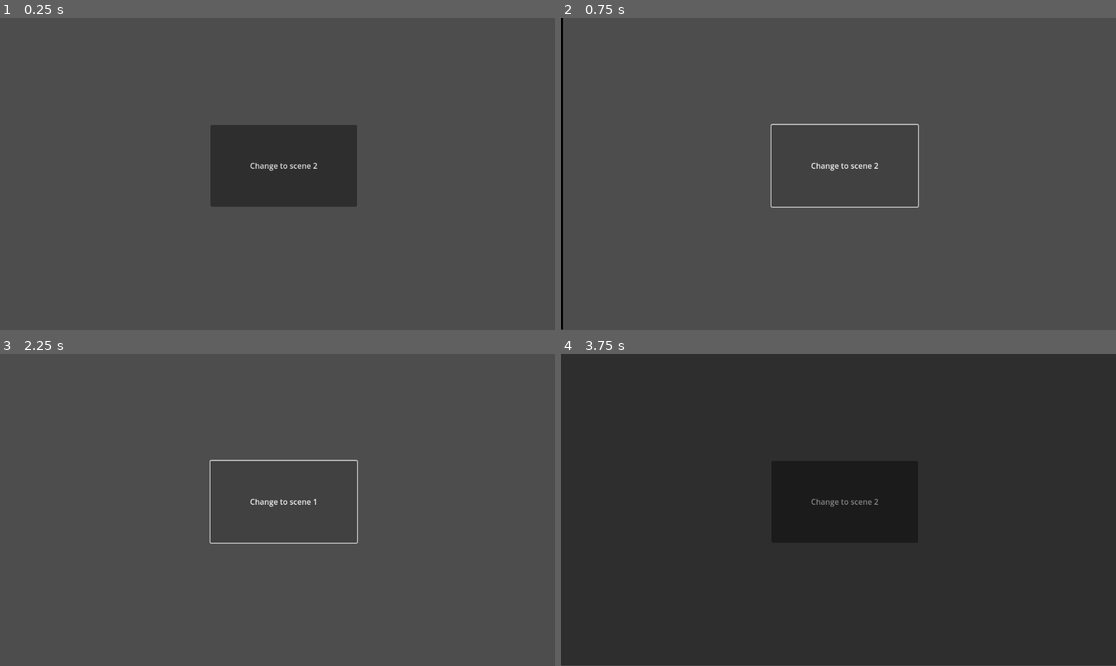
Above: before the commit, frames 1-4 (two rows, left to right).
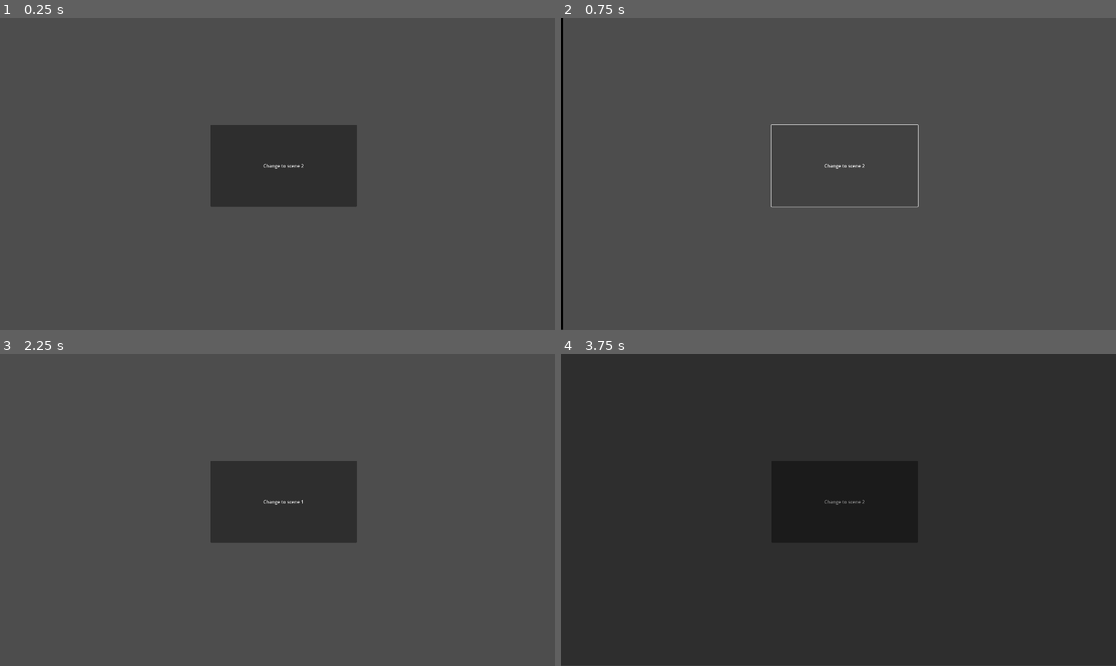
Above: after the commit, the same moments.

Repository: lucascarrug/Godot-Prototype-Project---Scene-Manager
Game: Godot game, scene res://Scenes/1.tscn
Two runs of this game, one before a commit and one after it. Both use one fixed random seed, a clock stepped at 60 frames per second and the inputs below.
Inputs:
- Up to frame 1 (0.25 s): no input
- Up to frame 2 (0.75 s): click "Change to scene 2" at 0.5 s
- Up to frame 3 (2.25 s): click "Change to scene 1" at 1.25 s; click "Change to scene 1" at 2 s
- Up to frame 4 (3.75 s): click "Change to scene 1" at 2.75 s; click "Change to scene 2" at 3.5 s

The runs differ from the first frame. In frame 1, 0.1% of the frame differs, in the area x 45-58%, y 46-49%; in frame 2, 0.3%; in frame 3, 0.5%, in the area x 37-65%, y 33-61%; in frame 4, 0.1%.

Commit message:
The LoadingScene background can be addapted to the viewport

Diff:
--- a/Scenes/1.tscn
+++ b/Scenes/1.tscn
@@ -4,19 +4,24 @@
 
 [node name="1" type="Control"]
 layout_mode = 3
-anchors_preset = 15
-anchor_right = 1.0
-anchor_bottom = 1.0
-grow_horizontal = 2
-grow_vertical = 2
+anchors_preset = 0
+offset_right = 1152.0
+offset_bottom = 648.0
 script = ExtResource("1_30x3x")
 
 [node name="Button" type="Button" parent="."]
-layout_mode = 0
-offset_left = 437.0
-offset_top = 222.0
-offset_right = 741.0
-offset_bottom = 392.0
+layout_mode = 1
+anchors_preset = -1
+anchor_left = 0.379
+anchor_top = 0.343
+anchor_right = 0.643
+anchor_bottom = 0.605
+offset_left = 0.391998
+offset_top = -0.264023
+offset_right = 0.263977
+offset_bottom = -0.0400085
+grow_horizontal = 2
+grow_vertical = 2
 text = "Change to scene 2"
 
 [connection signal="pressed" from="Button" to="." method="_on_button_pressed"]
--- a/Scenes/2.tscn
+++ b/Scenes/2.tscn
@@ -4,19 +4,24 @@
 
 [node name="2" type="Control"]
 layout_mode = 3
-anchors_preset = 15
-anchor_right = 1.0
-anchor_bottom = 1.0
-grow_horizontal = 2
-grow_vertical = 2
+anchors_preset = 0
+offset_right = 1152.0
+offset_bottom = 648.0
 script = ExtResource("1_vft0l")
 
 [node name="Button" type="Button" parent="."]
-layout_mode = 0
-offset_left = 437.0
-offset_top = 222.0
-offset_right = 741.0
-offset_bottom = 392.0
+layout_mode = 1
+anchors_preset = -1
+anchor_left = 0.379
+anchor_top = 0.343
+anchor_right = 0.643
+anchor_bottom = 0.605
+offset_left = 0.391998
+offset_top = -0.264023
+offset_right = 0.263977
+offset_bottom = -0.0400085
+grow_horizontal = 2
+grow_vertical = 2
 text = "Change to scene 1"
 
 [connection signal="pressed" from="Button" to="." method="_on_button_pressed"]
--- a/Scenes/LoadingScreen.tscn
+++ b/Scenes/LoadingScreen.tscn
@@ -180,27 +180,31 @@
 [node name="Control" type="Control" parent="."]
 layout_mode = 3
 anchors_preset = 0
-offset_right = 40.0
-offset_bottom = 40.0
+offset_right = 1152.0
+offset_bottom = 648.0
 
 [node name="Background" type="ColorRect" parent="Control"]
 layout_mode = 1
-anchors_preset = -1
-anchor_right = 28.813
-anchor_bottom = 16.166
-offset_right = 4.47998
-offset_bottom = 0.359985
+anchors_preset = 15
+anchor_right = 1.0
+anchor_bottom = 1.0
+offset_right = 5.0
+offset_bottom = -1.0
 grow_horizontal = 2
 grow_vertical = 2
 color = Color(0, 0, 0, 0)
 
 [node name="ProgressBar" type="ProgressBar" parent="Control"]
 z_index = 2
-layout_mode = 0
-offset_left = 277.0
-offset_top = 309.0
-offset_right = 889.0
-offset_bottom = 336.0
+layout_mode = 1
+anchors_preset = -1
+anchor_left = 0.229
+anchor_top = 0.5
+anchor_right = 0.774
+anchor_bottom = 0.542
+offset_left = 0.191986
+offset_right = 0.351929
+offset_bottom = -0.216034
 
 [node name="AnimationPlayer" type="AnimationPlayer" parent="."]
 libraries = {
--- a/Scripts/1.gd
+++ b/Scripts/1.gd
@@ -1,5 +1,9 @@
 extends Control
 
+@onready var scene1 = $"."
+
+func _ready() -> void:
+	scene1.size = get_viewport_rect().end
 
 func _on_button_pressed() -> void:
 	SceneManager.load_new_scene("res://Scenes/2.tscn", "slide_in")
--- a/Scripts/2.gd
+++ b/Scripts/2.gd
@@ -1,5 +1,9 @@
 extends Control
 
+@onready var scene2 = $"."
+
+func _ready() -> void:
+	scene2.size = get_viewport_rect().end
 
 func _on_button_pressed() -> void:
 	SceneManager.load_new_scene("res://Scenes/1.tscn")
--- a/Scripts/LoadingScreen.gd
+++ b/Scripts/LoadingScreen.gd
@@ -2,13 +2,18 @@
 
 signal transition_reached_midpoint
 
-@onready var animation_player = $AnimationPlayer
-@onready var timer = $Timer
-@onready var progress_bar = $Control/ProgressBar
+const W := 1920#1152
+const H := 1080#648
 
+@onready var animation_player := $AnimationPlayer
+@onready var timer := $Timer
+@onready var progress_bar := $Control/ProgressBar
+@onready var control := $Control
 var current_animation_name: String
 
 func _ready() -> void:
+	var scale_factor = control.size.x / float(W)
+	control.scale /= Vector2(scale_factor, scale_factor)
 	progress_bar.visible = false
 
 func start_transition(start_animation_name: String) -> void:
--- a/project.godot
+++ b/project.godot
@@ -18,3 +18,8 @@
 [autoload]
 
 SceneManager="*res://Scripts/SceneManager.gd"
+
+[display]
+
+window/size/viewport_width=1920
+window/size/viewport_height=1080
